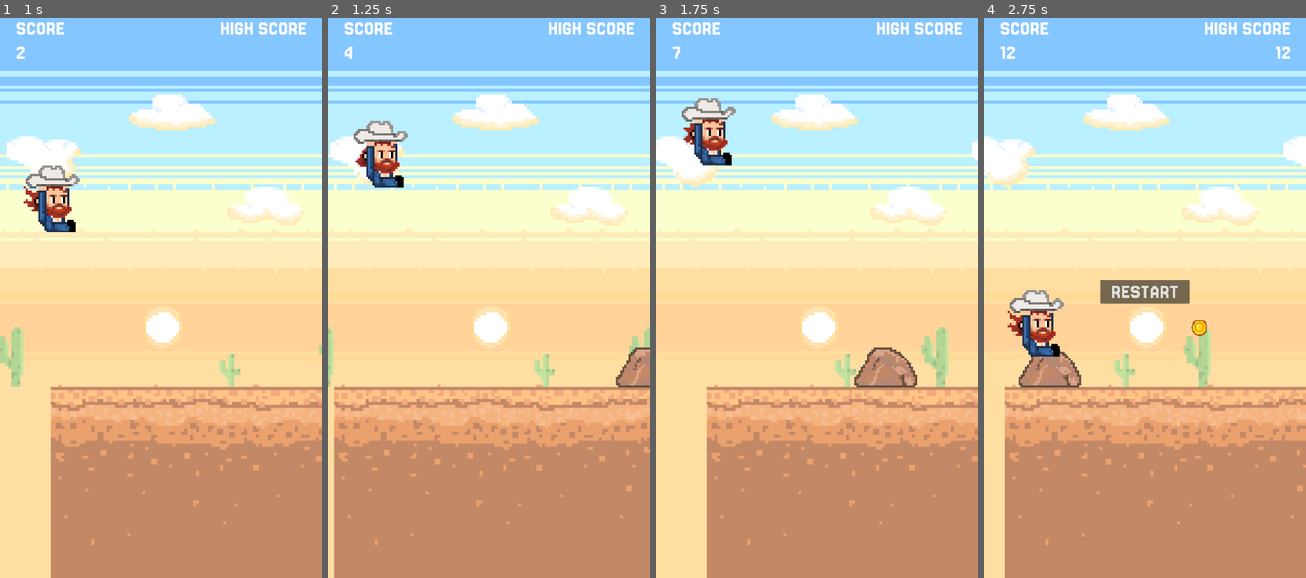
Above: before the commit, frames 1-4 (left to right).
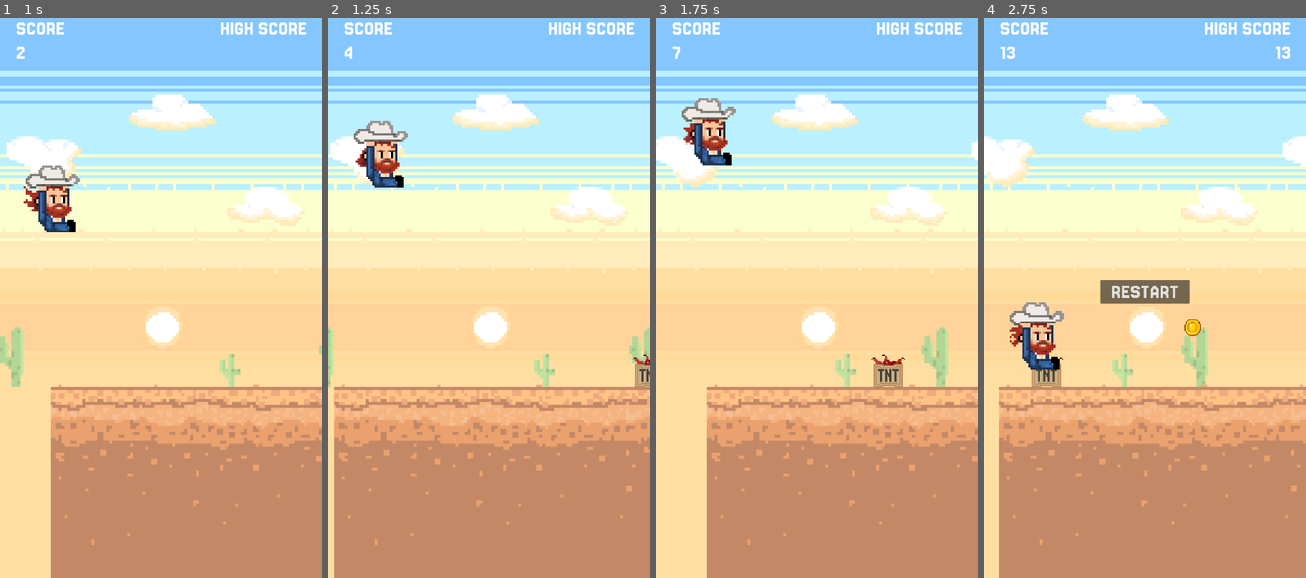
Above: after the commit, the same moments.

Repository: rgomezp/cowboy-game
Game: Godot game, scene res://scenes/main.tscn
Two runs of this game, one before a commit and one after it. Both use one fixed random seed, a clock stepped at 60 frames per second and the inputs below.
Inputs:
- Up to frame 1 (1 s): tap Enter (ui_accept) at 0.5, 0.77 s
- Up to frame 2 (1.25 s): no input
- Up to frame 3 (1.75 s): tap Enter (ui_accept) at 1.52 s
- Up to frame 4 (2.75 s): hold Down (ui_down) from 2.03 s (still down)

Frame 1 is identical in both runs. In frame 2, 0.6% of the frame differs, in the area x 89-100%, y 58-66%; in frame 3, 1.0%; in frame 4, 6.8%, in the area x 0-100%, y 5-100%.
Error before the commit: Invalid access to property or key 'texture' on a base object of type 'null instance'. (res://scenes/ObstacleManager.gd:69)

Commit message:
Fix ObstacleManager to support both Sprite2D and AnimatedSprite2D
- Update generate_obstacle() to handle obstacles with AnimatedSprite2D
- Get texture height from first frame of default animation for AnimatedSprite2D
- Maintains backward compatibility with Sprite2D obstacles (rocks, agave)

Diff:
--- a/scenes/ObstacleManager.gd
+++ b/scenes/ObstacleManager.gd
@@ -65,10 +65,33 @@
 	var obs_type = obstacle_types[randi() % obstacle_types.size()]
 	var obs = obs_type.instantiate()
 
-	var obs_sprite = obs.get_node("Sprite2D")
-	var obs_height = obs_sprite.texture.get_height()
-	var obs_scale = obs_sprite.scale
-	var obs_sprite_offset = obs_sprite.position
+	# Handle both Sprite2D and AnimatedSprite2D
+	var obs_sprite = null
+	var obs_height = 0.0
+	var obs_scale = Vector2(1, 1)
+	var obs_sprite_offset = Vector2(0, 0)
+
+	# Try to get Sprite2D first
+	if obs.has_node("Sprite2D"):
+		obs_sprite = obs.get_node("Sprite2D")
+		if obs_sprite and obs_sprite.texture:
+			obs_height = obs_sprite.texture.get_height()
+			obs_scale = obs_sprite.scale
+			obs_sprite_offset = obs_sprite.position
+	# If not found, try AnimatedSprite2D
+	elif obs.has_node("AnimatedSprite2D"):
+		obs_sprite = obs.get_node("AnimatedSprite2D")
+		if obs_sprite and obs_sprite.sprite_frames:
+			# Get the first frame's texture to determine height
+			var first_frame = obs_sprite.sprite_frames.get_frame_texture("default", 0)
+			if first_frame:
+				obs_height = first_frame.get_height()
+			obs_scale = obs_sprite.scale
+			obs_sprite_offset = obs_sprite.position
+
+	# Fallback if we couldn't get sprite info
+	if obs_height == 0.0:
+		obs_height = 50.0  # Default fallback height
 
 	var ground_top_y = ground_sprite.offset.y
 
